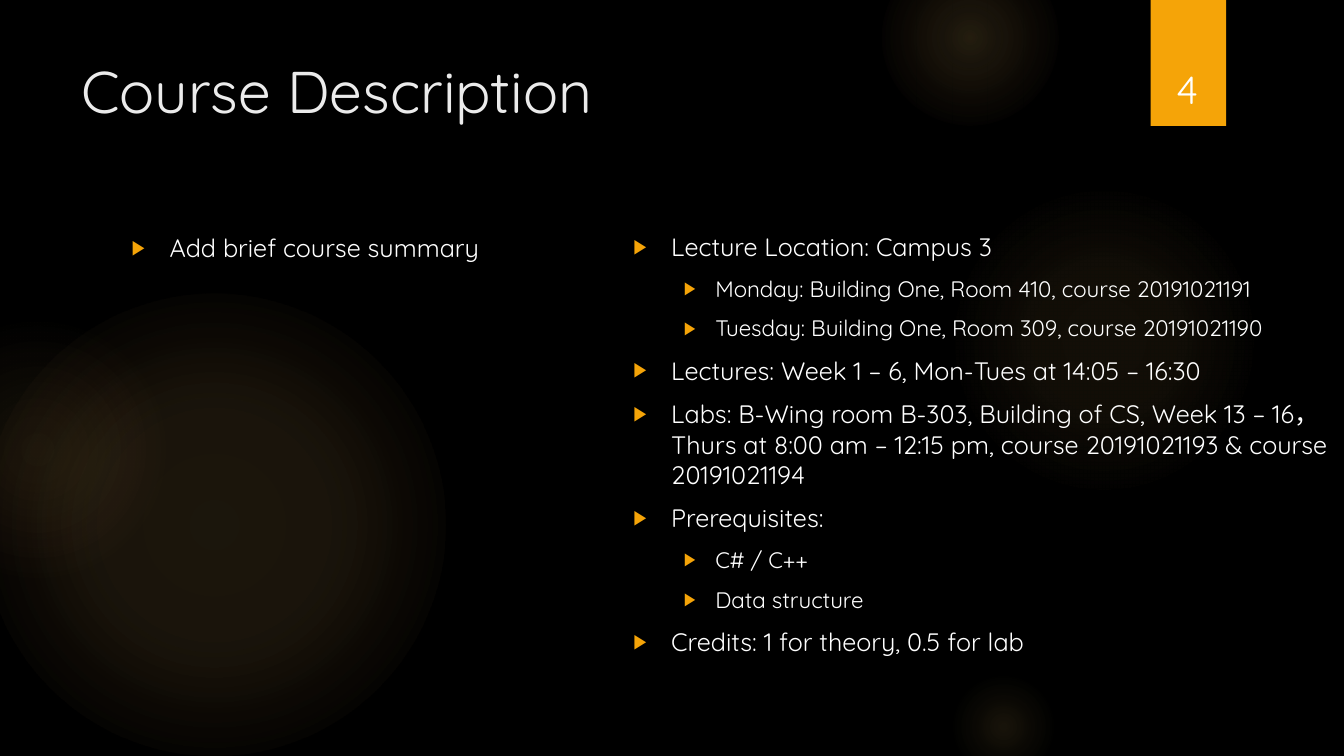
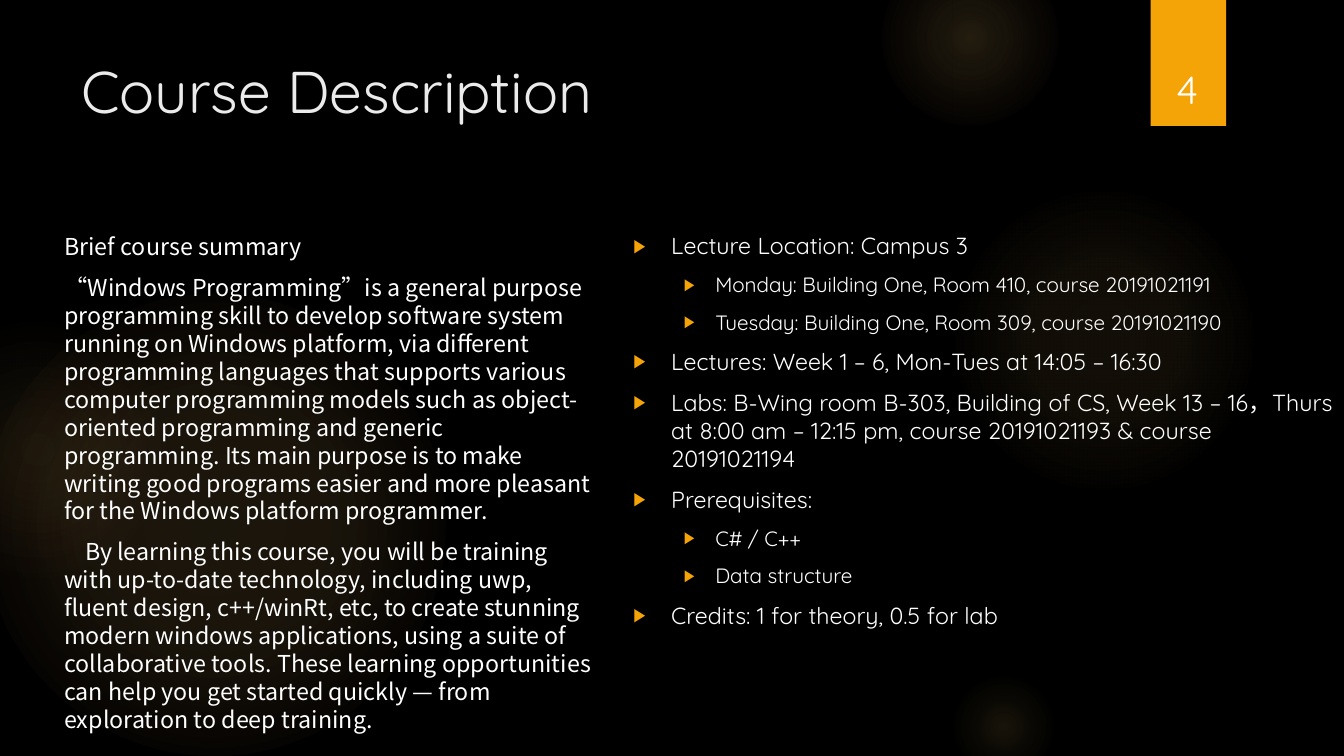
Before and after one commit to programming-windows/ppt, a slide deck: slide 4 of introduction.pptx. Drawn at 1344x756 pixels with LibreOffice and Linux fonts; fonts in the diff are those of the drawing; background and template pictures are left out. Boxes give left, top, right and bottom in pixels: in the first picture for what was removed or moved away, otherwise in the second. Text is boxed around its words. In the diff, an @@ line names an element or a change of style, - is before the commit and + after.

```diff
--- a/introduction.pptx
+++ b/introduction.pptx
@@ text at <box>64,236,591,706</box>: text changed; size 18 to 16.6 pt; font Quicksand to Noto Sans CJK SC @@
-▶ Add brief course summary
+Brief course summary
+“Windows Programming”is a general purpose programming skill to develop software system running on Windows platform, via different programming languages that supports various computer programming models such as object-oriented programming and generic programming. Its main purpose is to make writing good programs easier and more pleasant for the Windows platform programmer.
+By learning this course, you will be training with up-to-date technology, including uwp, fluent design, c++/winRt, etc, to create stunning modern windows applications, using a suite of collaborative tools. These learning opportunities can help you get started quickly — from exploration to deep training.
@@ text "Lecture Location: Campus 3" at <box>671,237,1333,629</box>: size 18 to 16.6 pt in "Lecture Location: Campus 3", "Lectures: Week 1 – 6, Mon-Tues at ...", "Labs: B-Wing room B-303, Building of CS, ...", "Prerequisites:" and 1 more places; size 16 to 14.8 pt in "Monday: Building One, Room 410, course 20191021191", "Tuesday: Building One, Room 309, course 20191021190", "C# / C++", "Data structure" @@
```
Also in this commit, not shown: 1 other slide changed.
